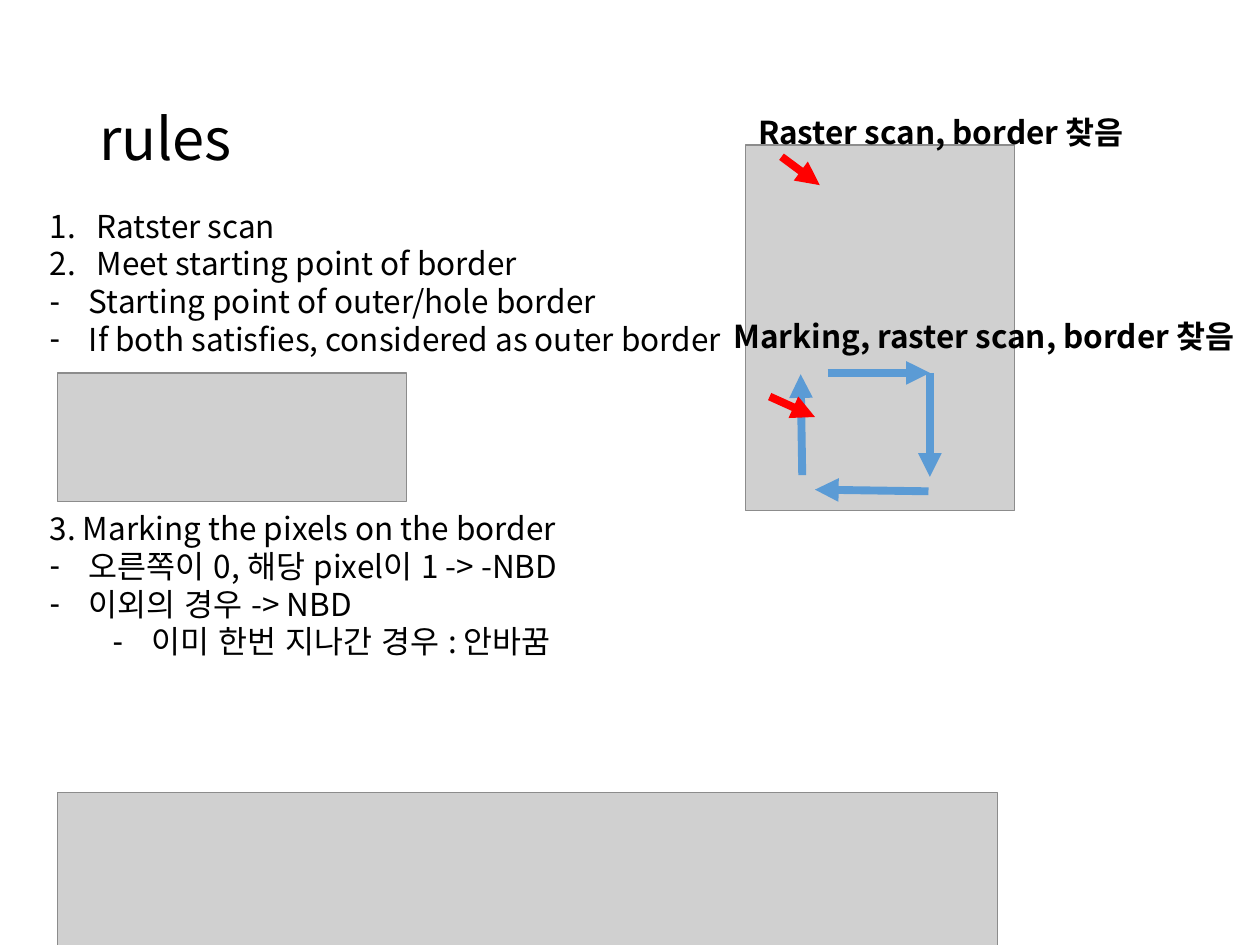
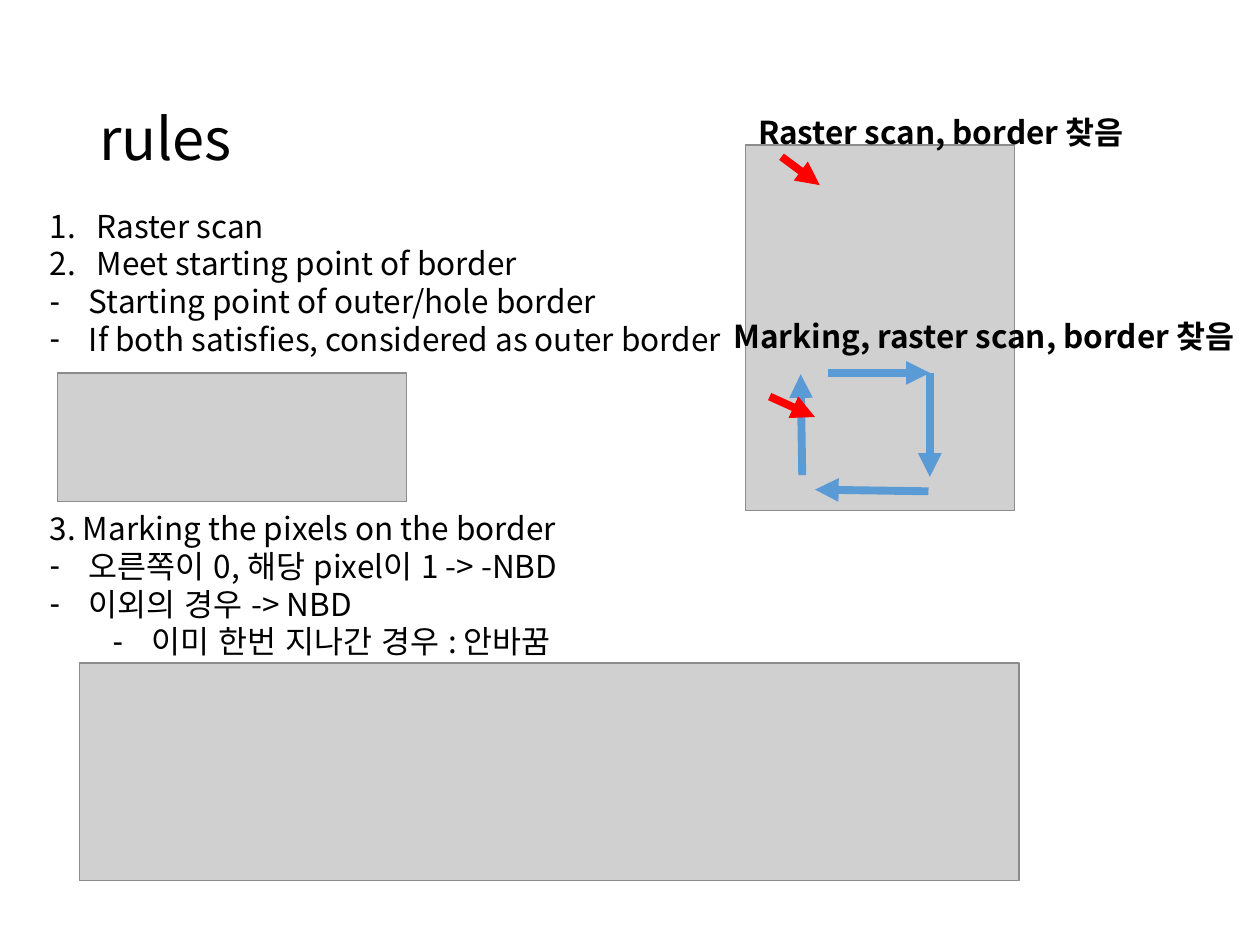
Before and after one commit to boy1089/MyProject, a slide deck: slide 9 of contour/contour 3.pptx (slide 10 before the commit). Drawn at 1260x945 pixels with LibreOffice and Linux fonts; fonts in the diff are those of the drawing; grey boxes stand for pictures. Boxes give left, top, right and bottom in pixels: in the first picture for what was removed or moved away, otherwise in the second. Text is boxed around its words. In the diff, an @@ line names an element or a change of style, - is before the commit and + after.

```diff
--- a/contour/contour 3.pptx
+++ b/contour/contour 3.pptx
@@ text at <box>97,215,264,239</box>: text changed @@
-1. Ratster scan
+1. Raster scan
@@ picture: place and size @@
-picture at <box>58,793,998,945</box>
+picture at <box>79,663,1019,881</box>
```
Also in this commit, not shown: 3 other slides changed, 3 slides added, 3 slides removed.
